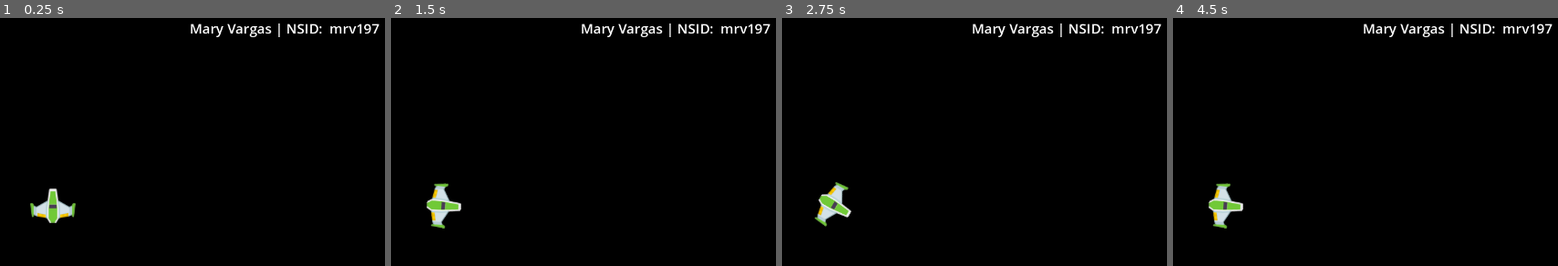
Above: before the commit, frames 1-4 (left to right).
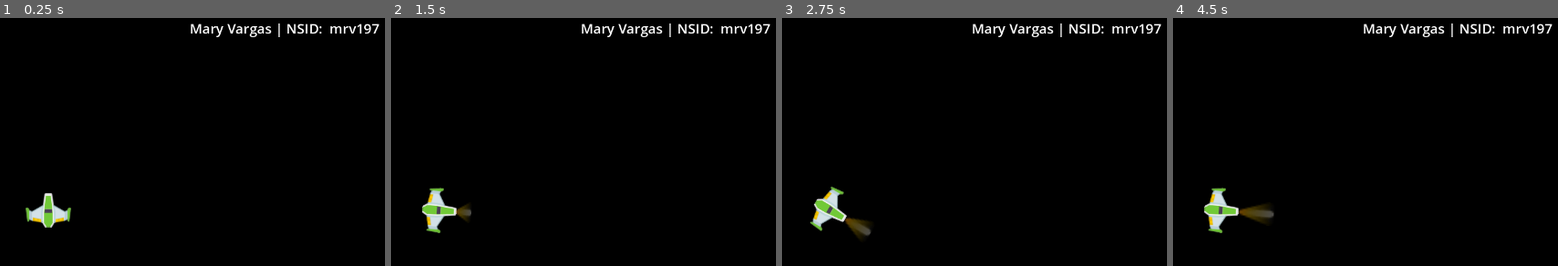
Above: after the commit, the same moments.

Repository: maryandrearv/CMPT306-Assignment2
Game: Godot game, scene res://RootScene.tscn
Two runs of this game, one before a commit and one after it. Both use one fixed random seed, a clock stepped at 60 frames per second and the inputs below.
Inputs:
- Up to frame 1 (0.25 s): no input
- Up to frame 2 (1.5 s): tap Enter at 0.5 s; hold Right (ui_right) 0.53-1.28 s; hold Left (ui_left) from 1.28 s (still down)
- Up to frame 3 (2.75 s): release Left (ui_left) at 2.03 s; hold Right (ui_right) from 2.03 s (still down)
- Up to frame 4 (4.5 s): release Right (ui_right) at 3.53 s; hold Left (ui_left) from 3.53 s (still down)

The runs differ from the first frame. In frame 1, 1.0% of the frame differs, in the area x 6-20%, y 68-85%; in frame 2, 1.2%; in frame 3, 1.4%; in frame 4, 1.4%, in the area x 8-27%, y 66-87%.

Commit message:
Step 4, Added thruster animations for ship rotation.

Diff:
--- a/RootScene.tscn
+++ b/RootScene.tscn
@@ -1,9 +1,172 @@
-[gd_scene load_steps=3 format=3 uid="uid://dabxsj2p6iwqu"]
+[gd_scene load_steps=8 format=3 uid="uid://dabxsj2p6iwqu"]
 
 [ext_resource type="PackedScene" uid="uid://81crqbcmkb6p" path="res://player.tscn" id="1_k4lqd"]
+[ext_resource type="Texture2D" uid="uid://pmh5ndrehpfw" path="res://assets/textures/fire17.png" id="2_c0x4i"]
 
 [sub_resource type="LabelSettings" id="LabelSettings_vmvvx"]
 font_size = 24
+
+[sub_resource type="Animation" id="Animation_82eql"]
+resource_name = "rotate_left"
+length = 3.0
+tracks/0/type = "value"
+tracks/0/imported = false
+tracks/0/enabled = true
+tracks/0/path = NodePath("LeftThruster:visible")
+tracks/0/interp = 1
+tracks/0/loop_wrap = true
+tracks/0/keys = {
+"times": PackedFloat32Array(0, 1.06667, 2, 3),
+"transitions": PackedFloat32Array(1, 1, 1, 1),
+"update": 1,
+"values": [true, true, true, false]
+}
+tracks/1/type = "value"
+tracks/1/imported = false
+tracks/1/enabled = true
+tracks/1/path = NodePath("LeftThruster:position")
+tracks/1/interp = 1
+tracks/1/loop_wrap = true
+tracks/1/keys = {
+"times": PackedFloat32Array(0, 1, 2),
+"transitions": PackedFloat32Array(1, 1, 1),
+"update": 0,
+"values": [Vector2(-5.48363e-06, -38.5313), Vector2(-1.38283e-05, -64), Vector2(-1.38283e-05, -35.2656)]
+}
+tracks/2/type = "value"
+tracks/2/imported = false
+tracks/2/enabled = true
+tracks/2/path = NodePath("LeftThruster:scale")
+tracks/2/interp = 1
+tracks/2/loop_wrap = true
+tracks/2/keys = {
+"times": PackedFloat32Array(0, 1, 2),
+"transitions": PackedFloat32Array(1, 1, 1),
+"update": 0,
+"values": [Vector2(2.53571, 0.610887), Vector2(2.91964, 2.15927), Vector2(2.91964, 0.305444)]
+}
+
+[sub_resource type="Animation" id="Animation_glo2w"]
+length = 0.001
+tracks/0/type = "value"
+tracks/0/imported = false
+tracks/0/enabled = true
+tracks/0/path = NodePath("LeftThruster:visible")
+tracks/0/interp = 1
+tracks/0/loop_wrap = true
+tracks/0/keys = {
+"times": PackedFloat32Array(0),
+"transitions": PackedFloat32Array(1),
+"update": 1,
+"values": [true]
+}
+tracks/1/type = "value"
+tracks/1/imported = false
+tracks/1/enabled = true
+tracks/1/path = NodePath("LeftThruster:position")
+tracks/1/interp = 1
+tracks/1/loop_wrap = true
+tracks/1/keys = {
+"times": PackedFloat32Array(0),
+"transitions": PackedFloat32Array(1),
+"update": 0,
+"values": [Vector2(-5.48363e-06, -48)]
+}
+tracks/2/type = "value"
+tracks/2/imported = false
+tracks/2/enabled = true
+tracks/2/path = NodePath("LeftThruster:scale")
+tracks/2/interp = 1
+tracks/2/loop_wrap = true
+tracks/2/keys = {
+"times": PackedFloat32Array(0),
+"transitions": PackedFloat32Array(1),
+"update": 0,
+"values": [Vector2(2.53571, 1.22177)]
+}
+tracks/3/type = "value"
+tracks/3/imported = false
+tracks/3/enabled = true
+tracks/3/path = NodePath("RightThruster:visible")
+tracks/3/interp = 1
+tracks/3/loop_wrap = true
+tracks/3/keys = {
+"times": PackedFloat32Array(0),
+"transitions": PackedFloat32Array(1),
+"update": 1,
+"values": [true]
+}
+tracks/4/type = "value"
+tracks/4/imported = false
+tracks/4/enabled = true
+tracks/4/path = NodePath("RightThruster:position")
+tracks/4/interp = 1
+tracks/4/loop_wrap = true
+tracks/4/keys = {
+"times": PackedFloat32Array(0),
+"transitions": PackedFloat32Array(1),
+"update": 0,
+"values": [Vector2(-1.38283e-05, -43.2656)]
+}
+tracks/5/type = "value"
+tracks/5/imported = false
+tracks/5/enabled = true
+tracks/5/path = NodePath("RightThruster:scale")
+tracks/5/interp = 1
+tracks/5/loop_wrap = true
+tracks/5/keys = {
+"times": PackedFloat32Array(0),
+"transitions": PackedFloat32Array(1),
+"update": 0,
+"values": [Vector2(2.91964, 0.821573)]
+}
+
+[sub_resource type="Animation" id="Animation_lisef"]
+resource_name = "rotate_right"
+length = 3.0
+tracks/0/type = "value"
+tracks/0/imported = false
+tracks/0/enabled = true
+tracks/0/path = NodePath("RightThruster:visible")
+tracks/0/interp = 1
+tracks/0/loop_wrap = true
+tracks/0/keys = {
+"times": PackedFloat32Array(0, 3),
+"transitions": PackedFloat32Array(1, 1),
+"update": 1,
+"values": [true, false]
+}
+tracks/1/type = "value"
+tracks/1/imported = false
+tracks/1/enabled = true
+tracks/1/path = NodePath("RightThruster:position")
+tracks/1/interp = 1
+tracks/1/loop_wrap = true
+tracks/1/keys = {
+"times": PackedFloat32Array(0, 1.03333, 2.06667),
+"transitions": PackedFloat32Array(1, 1, 1),
+"update": 0,
+"values": [Vector2(-1.38283e-05, -43.2656), Vector2(-1.38283e-05, -63.2656), Vector2(-2.21877, -39.2656)]
+}
+tracks/2/type = "value"
+tracks/2/imported = false
+tracks/2/enabled = true
+tracks/2/path = NodePath("RightThruster:scale")
+tracks/2/interp = 1
+tracks/2/loop_wrap = true
+tracks/2/keys = {
+"times": PackedFloat32Array(0, 1.03333, 2.06667),
+"transitions": PackedFloat32Array(1, 1, 1),
+"update": 0,
+"values": [Vector2(2.91964, 0.821573), Vector2(2.91964, 2.1119), Vector2(2.60268, 0.563509)]
+}
+
+[sub_resource type="AnimationLibrary" id="AnimationLibrary_rnyfj"]
+_data = {
+"RESET": SubResource("Animation_glo2w"),
+"rotate_left": SubResource("Animation_82eql"),
+"rotate_right": SubResource("Animation_lisef")
+}
 
 [node name="Node2D" type="Node2D"]
 
@@ -16,4 +179,19 @@
 label_settings = SubResource("LabelSettings_vmvvx")
 
 [node name="Player" parent="." instance=ExtResource("1_k4lqd")]
-position = Vector2(672, 344)
+position = Vector2(664, 352)
+
+[node name="LeftThruster" type="Sprite2D" parent="Player"]
+position = Vector2(-5.48363e-06, -48)
+scale = Vector2(2.53571, 1.22177)
+texture = ExtResource("2_c0x4i")
+
+[node name="RightThruster" type="Sprite2D" parent="Player"]
+position = Vector2(-1.38283e-05, -43.2656)
+scale = Vector2(2.91964, 0.821573)
+texture = ExtResource("2_c0x4i")
+
+[node name="AnimationPlayer" type="AnimationPlayer" parent="Player"]
+libraries = {
+"": SubResource("AnimationLibrary_rnyfj")
+}
--- a/player.gd
+++ b/player.gd
@@ -1,9 +1,22 @@
 extends CharacterBody2D
 
 var rotation_speed = 3.0
+@onready var left_thruster = $LeftThruster
+@onready var right_thruster = $RightThruster
+@onready var anim = $AnimationPlayer
 
 func _process(delta):
 	if Input.is_action_pressed("ui_right"):
 		rotation += rotation_speed * delta
+		anim.play("rotate_right")
+		right_thruster.visible = true  # Show right thruster
+		left_thruster.visible = false  # Hide left thruster
 	elif Input.is_action_pressed("ui_left"):
 		rotation -= rotation_speed * delta
+		anim.play("rotate_left")
+		left_thruster.visible = true  # Show left thruster
+		right_thruster.visible = false  # Hide right thruster
+	else:
+		anim.stop()
+		left_thruster.visible = false  # Hide both thrusters when not rotating
+		right_thruster.visible = false
--- a/project.godot
+++ b/project.godot
@@ -19,6 +19,7 @@
 
 window/size/viewport_width=1280
 window/size/viewport_height=720
+window/defaults/default_clear_color=Color(0, 0, 0, 1)
 
 [rendering]
 
Renamed: assets/kenney_space-shooter-redux/PNG/Effects/fire17.png -> assets/textures/fire17.png
Not shown, changed: assets/textures/fire17.png.import
Not shown, changed: .DS_Store
Not shown, changed: assets/.DS_Store
Not shown, changed: assets/kenney_space-shooter-redux/.DS_Store
Not shown, changed: assets/kenney_space-shooter-redux/PNG/.DS_Store
